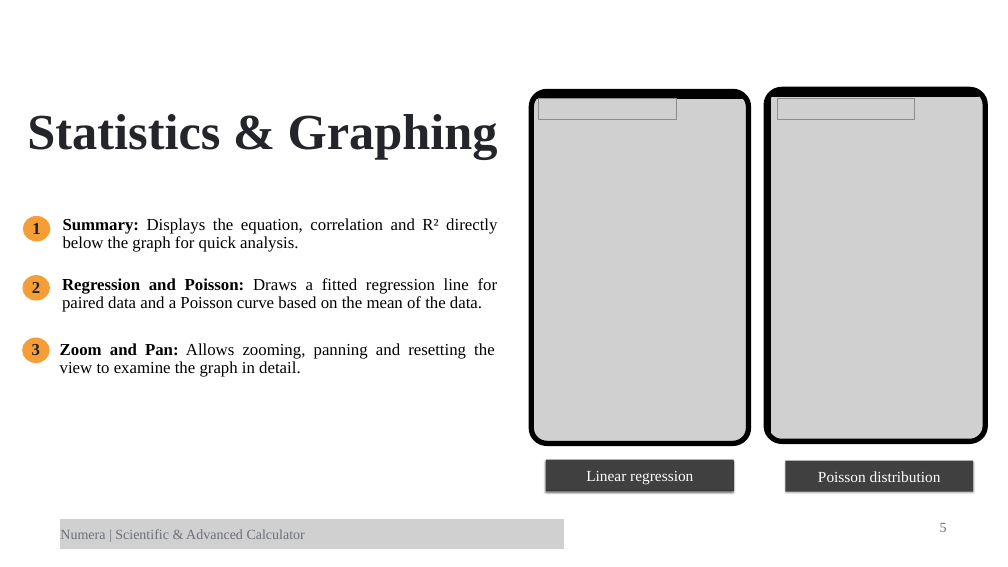
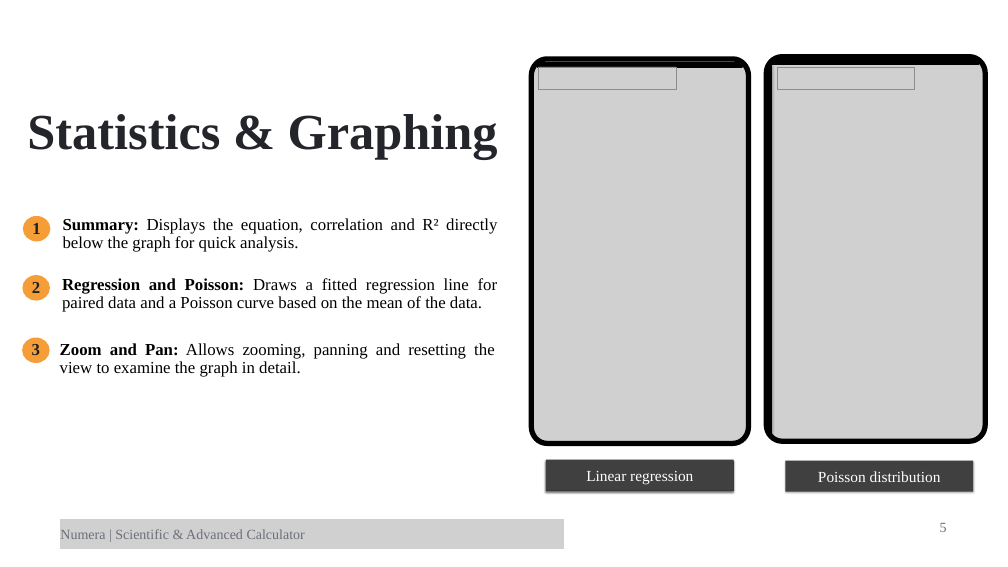
Before and after one commit to Aditi020/Numera, a slide deck: slide 5 of docs/Numera.pptx. Drawn at 1008x567 pixels with LibreOffice and Linux fonts; fonts in the diff are those of the drawing; grey boxes stand for pictures. Boxes give left, top, right and bottom in pixels: in the first picture for what was removed or moved away, otherwise in the second. Text is boxed around its words. In the diff, an @@ line names an element or a change of style, - is before the commit and + after.

```diff
--- a/docs/Numera.pptx
+++ b/docs/Numera.pptx
@@ picture: place and size @@
-picture at <box>531,91,748,443</box>
+picture at <box>531,59,748,444</box>
@@ picture: place and size @@
-picture at <box>766,89,985,441</box>
+picture at <box>766,56,985,441</box>
@@ 2 pictures, 2 rectangles: place and size @@
-2 pictures, 2 rectangles at <box>538,92,978,119</box>
+2 pictures, 2 rectangles at <box>538,60,978,89</box>
@@ line added from (769, 67) to (769, 433), #000000 3 pt @@
@@ line added from (771, 65) to (771, 433), #000000 3 pt @@
```
Also in this commit, not shown: 3 other slides changed, 1 other file.
